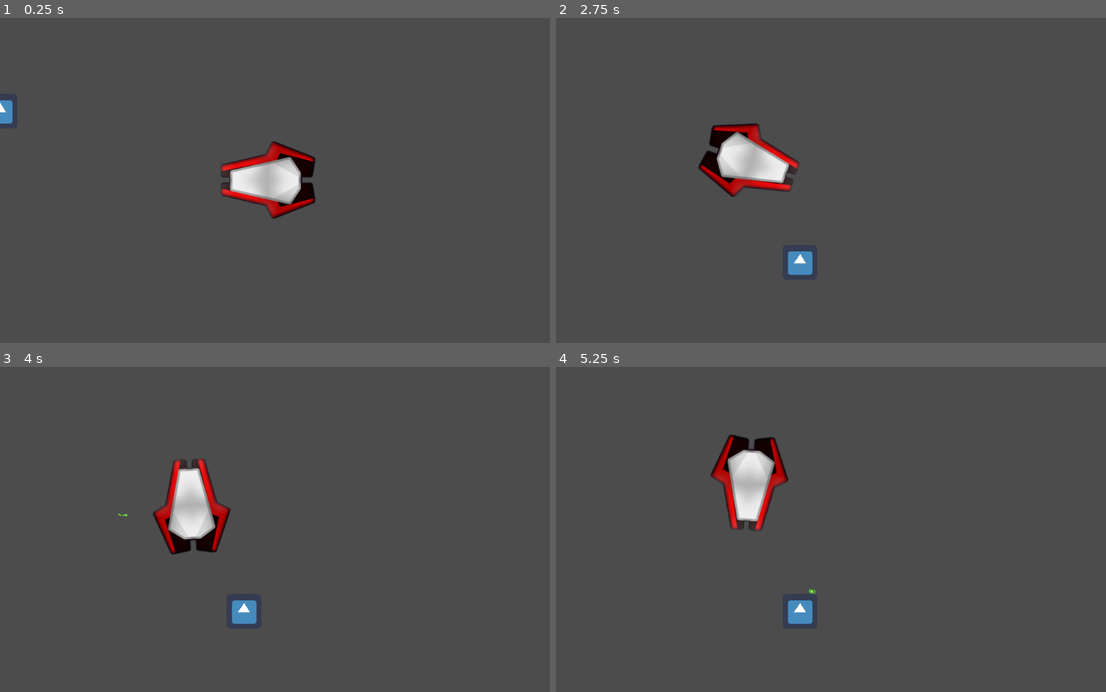
Above: before the commit, frames 1-4 (two rows, left to right).
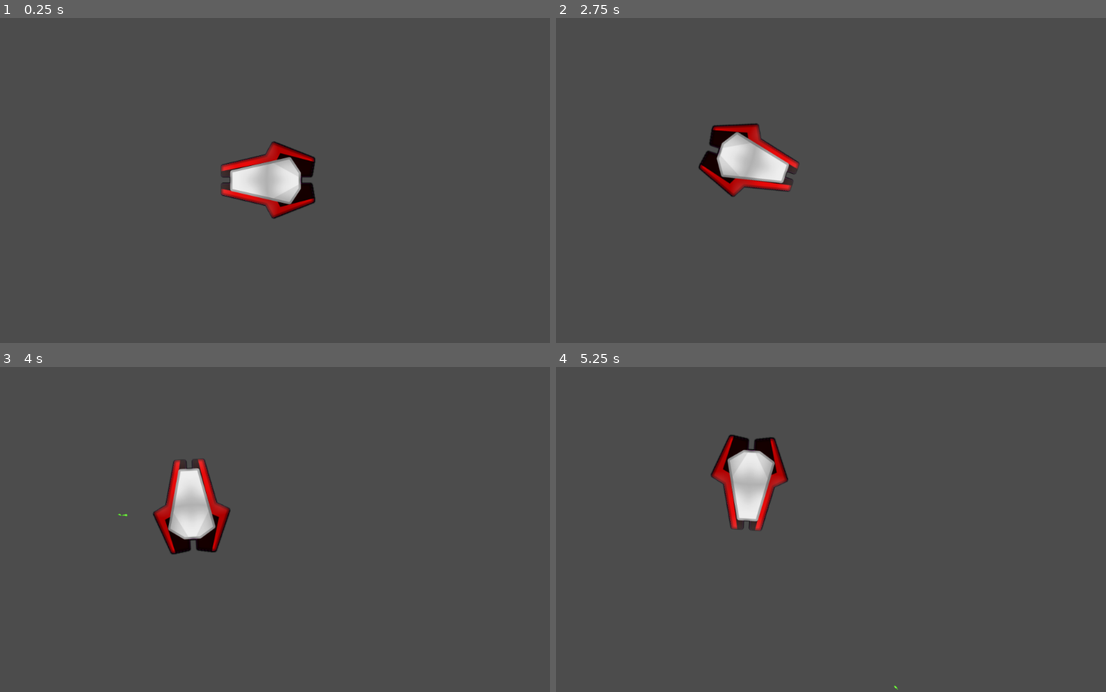
Above: after the commit, the same moments.

Repository: orelll/SpaceShooter
Game: Godot game, scene res://Player.tscn
The game is run twice, just before and just after one commit, with the same random seed, the same clock (stepped at 60 frames per second) and the same inputs. The engine's default icon, where the game draws it, is replaced by a stand-in: a white triangle on a blue panel in a dark square.
Inputs:
- Up to frame 1 (0.25 s): no input
- Up to frame 2 (2.75 s): tap Enter (ui_accept) at 0.5, 0.77, 1.52 s; hold Right (ui_right) 0.53-1.28 s; hold Down (ui_down) 1.28-2.03 s; hold Right (ui_right) from 2.03 s (still down)
- Up to frame 3 (4 s): release Right (ui_right) at 2.78 s; hold Up (ui_up) 2.78-3.53 s; tap Enter (ui_accept) at 3.02, 3.77 s; hold Left (ui_left) from 3.53 s (still down)
- Up to frame 4 (5.25 s): tap Enter (ui_accept) at 4.52 s; release Left (ui_left) at 5.03 s; hold Down (ui_down) from 5.03 s (still down)

The runs differ from the first frame. In frame 1, 0.2% of the frame differs, in the area x 0-3%, y 25-33%; in frame 2, 0.3%; in frame 3, 0.3%; in frame 4, 0.3%, in the area x 42-63%, y 68-100%.

Commit message:
prepared for lesson

Diff:
--- a/Player.gd
+++ b/Player.gd
@@ -17,7 +17,6 @@
 	hide()
 	var pos = Vector2(screen_size.x / 2, screen_size.y / 2)
 	start(pos)
-	spawn_target()
 
 func start(pos):
     position = pos
@@ -67,23 +66,3 @@
 	shotDuplicate.rotation = rotation
 	root.add_child(shotDuplicate)
 	shotDuplicate.show()
-
-func spawn_target():
-	var target_position_X = rng.randi_range(-screen_size.x, screen_size.x)
-	var target_position_Y = rng.randi_range(-screen_size.y, screen_size.y)
-
-	target_position_X= clamp(target_position_X, 0, screen_size.x)
-	target_position_Y= clamp(target_position_Y, 0, screen_size.y)
-
-	var root = get_tree().get_root()
-
-	var targetPrefab = load("res://target.tscn")
-	var targetInstance = targetPrefab.instance()
-	targetInstance.position = Vector2(target_position_X, target_position_Y)
-
-	root.call_deferred("add_child",targetInstance)
-	targetInstance.show()
-	print('target spawned at' + str(targetInstance.position))
-
-func _on_Obstacle_area_entered(area):
-	print('its hit')
--- a/Shot.gd
+++ b/Shot.gd
@@ -19,29 +19,3 @@
 		$AnimatedSprite.play("explosion")
 		yield($AnimatedSprite, "animation_finished" )
 		queue_free()
-
-func _on_Shot2_area_entered(area):
-	if area.get_name() == 'target':
-		velocity = Vector2(0,0)
-		$AnimatedSprite.play("explosion")
-		yield($AnimatedSprite, "animation_finished" )
-		var target = find_node_by_name(get_tree().get_root(), "target")
-		find_node_by_name(get_tree().get_root(), 'root').call_deferred("remove_child",target)
-
-		var player = find_node_by_name(get_tree().get_root(), "Player")
-		player.spawn_target()
-		get_parent().remove_child(self)
-
-func find_node_by_name(root, name):
-
-    if(root.get_name() == name): return root
-
-    for child in root.get_children():
-        if(child.get_name() == name):
-            return child
-
-        var found = find_node_by_name(child, name)
-
-        if(found): return found
-
-    return null
--- a/target.gd
+++ b/target.gd
@@ -1,16 +1,11 @@
 extends Area2D
 
-# Declare member variables here. Examples:
-# var a = 2
-# var b = "text"
 
 # Called when the node enters the scene tree for the first time.
 func _ready():
 	show() # Replace with function body.
 	$AnimatedSprite.play("default")
-# Called every frame. 'delta' is the elapsed time since the previous frame.
-#func _process(delta):
-#	pass
+
 
 func _on_target_area_entered(area):
 	pass
